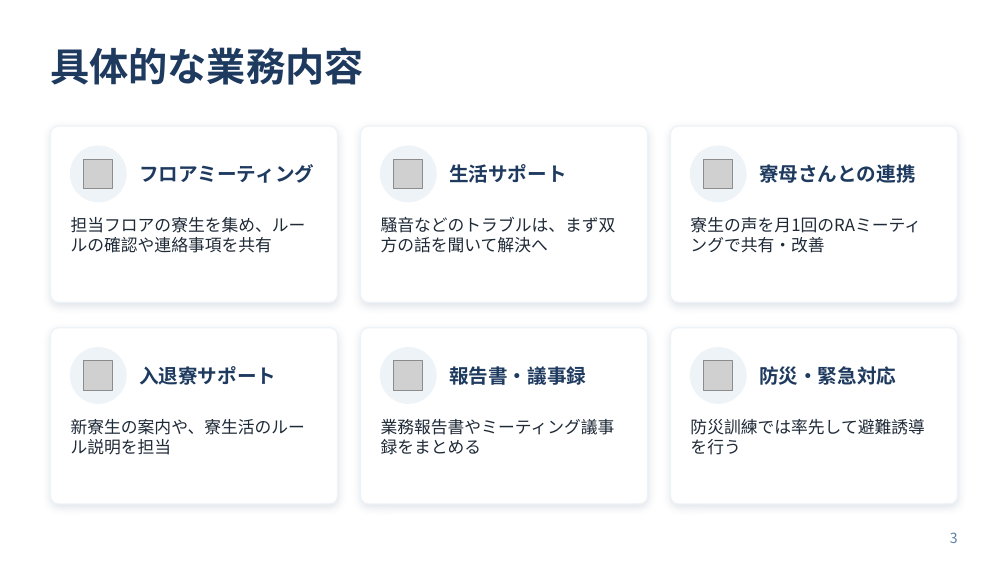
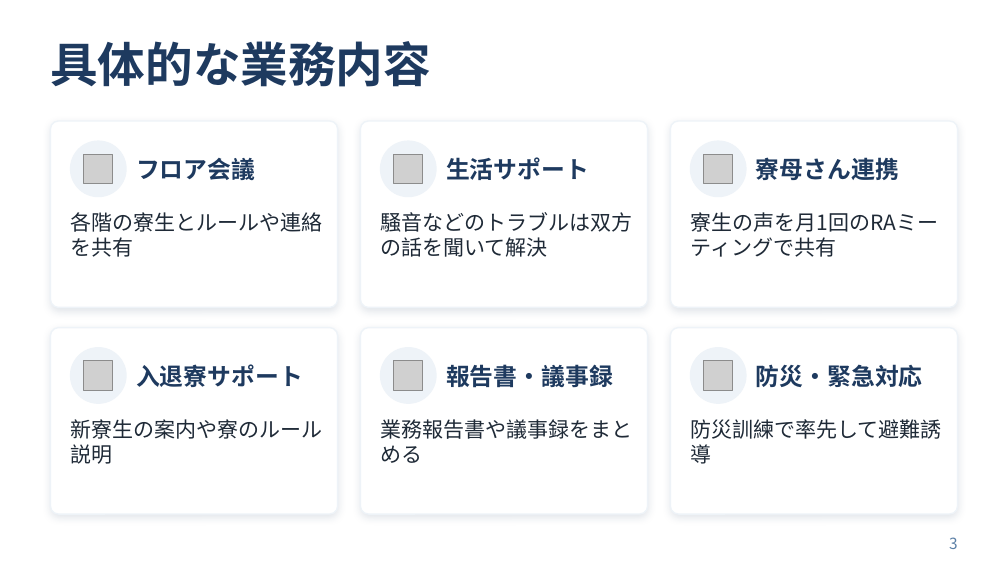
Before and after one commit to kouhiro09070305-create/-, a slide deck: slide 3 of RA募集説明会_RAプレゼン_20261023.pptx. Drawn at 1008x567 pixels with LibreOffice and Linux fonts; fonts in the diff are those of the drawing; grey boxes stand for pictures. Boxes give left, top, right and bottom in pixels: in the first picture for what was removed or moved away, otherwise in the second. Text is boxed around its words. In the diff, an @@ line names an element or a change of style, - is before the commit and + after.

```diff
--- a/RA募集説明会_RAプレゼン_20261023.pptx
+++ b/RA募集説明会_RAプレゼン_20261023.pptx
@@ title "具体的な業務内容" at (50,41,430,87): size 28 to 34 pt @@
@@ rounded rectangle: place and size @@
-rounded rectangle at (50,126,338,302)
+rounded rectangle at (50,121,338,307)
@@ rounded rectangle: place and size @@
-rounded rectangle at (361,126,648,302)
+rounded rectangle at (361,121,648,307)
@@ size 14 to 17 pt in 4 elements at (136,364,303,387), (756,364,923,387), (446,364,613,388), (446,157,589,180) @@
@@ text "生活サポート": place and size @@
-text "生活サポート" at (449,164,567,183)
+text "生活サポート" at (446,157,589,180)
@@ rounded rectangle: place and size @@
-rounded rectangle at (670,126,958,302)
+rounded rectangle at (670,121,958,307)
@@ 3 pictures, 3 ellipses: place and size @@
-3 pictures, 3 ellipses at (71,146,746,202)
+3 pictures, 3 ellipses at (71,141,746,197)
@@ text at (136,158,255,180): text changed; size 14 to 17 pt @@
-フロアミーティング
+フロア会議
@@ text at (756,157,899,180): text changed; size 14 to 17 pt @@
-寮母さんとの連携
+寮母さん連携
@@ text at (71,212,323,257): text changed; size 12 to 15 pt @@
-担当フロアの寮生を集め、ルールの確認や連絡事項を共有
+各階の寮生とルールや連絡を共有
@@ text at (381,212,633,257): text changed; size 12 to 15 pt @@
-騒音などのトラブルは、まず双方の話を聞いて解決へ
+騒音などのトラブルは双方の話を聞いて解決
@@ text at (690,212,938,232): text changed; size 12 to 15 pt @@
-寮生の声を月1回のRAミーティングで共有・改善
+寮生の声を月1回のRAミーティングで共有
@@ rounded rectangle: place and size @@
-rounded rectangle at (50,328,338,504)
+rounded rectangle at (50,328,338,514)
@@ rounded rectangle: place and size @@
-rounded rectangle at (361,328,648,504)
+rounded rectangle at (361,328,648,514)
@@ proportions changed in 6 elements at (50,121,338,307), (361,121,648,307), (670,121,958,307), (50,328,338,514), (361,328,648,514), (670,328,958,514) @@
@@ rounded rectangle: place and size @@
-rounded rectangle at (670,328,958,504)
+rounded rectangle at (670,328,958,514)
@@ text at (71,419,323,464): text changed; size 12 to 15 pt @@
-新寮生の案内や、寮生活のルール説明を担当
+新寮生の案内や寮のルール説明
@@ text at (381,419,633,463): text changed; size 12 to 15 pt @@
-業務報告書やミーティング議事録をまとめる
+業務報告書や議事録をまとめる
@@ text at (690,419,941,464): text changed; size 12 to 15 pt @@
-防災訓練では率先して避難誘導を行う
+防災訓練で率先して避難誘導
@@ page number at (949,537,958,549): size 10 to 11 pt @@
```
Also in this commit, not shown: 5 other slides changed.
